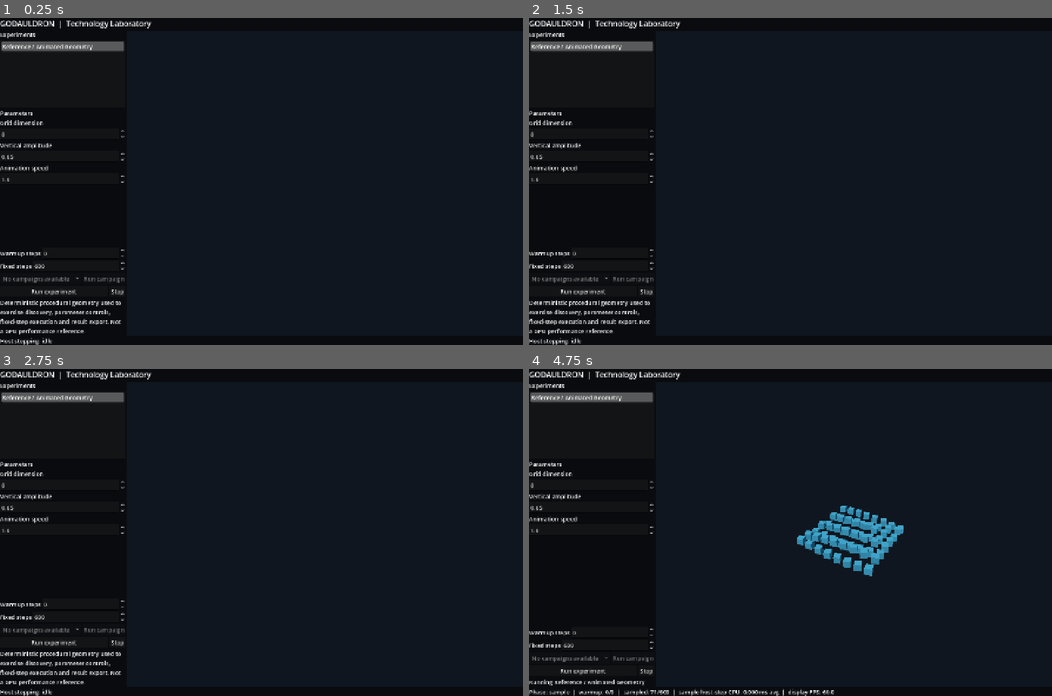
Above: before the commit, frames 1-4 (two rows, left to right).
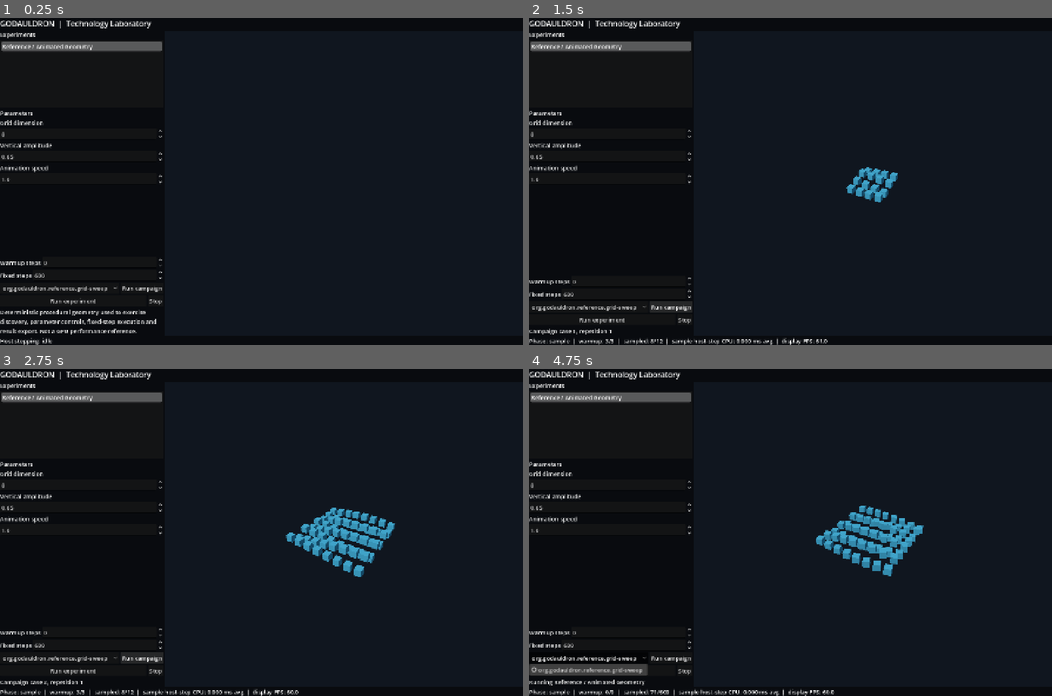
Above: after the commit, the same moments.

Repository: thomthehound/Godauldron
Game: Godot game, scene res://scenes/main.tscn
Same seed, same stepped clock (60 frames per second), same inputs: the game is played once before the commit and once after it.
Inputs (mouse positions are in pixels of both pictures, inside the frame that each line leads up to):
- Up to frame 1 (0.25 s): no input
- Up to frame 2 (1.5 s): click (670, 289) at 0.5 s, where only the run after the commit has a clickable "Run campaign"; click (670, 305) at 1.25 s, where only the run after the commit has a clickable "Run campaign"
- Up to frame 3 (2.75 s): click (141, 656) at 2 s, where only the run after the commit has a clickable "Run campaign"
- Up to frame 4 (4.75 s): click "Run experiment" at 2.75 s; click "Run experiment" at 3.5 s; click (586, 656) at 4.25 s, where only the run after the commit has a clickable "org.godauldron.reference.grid…"

The runs differ from the first frame. In frame 1, 2.2% of the frame differs, in the area x 0-31%, y 7-97%; in frame 2, 3.0%; in frame 3, 4.4%, in the area x 0-76%, y 7-100%; in frame 4, 4.2%.

Commit message:
Accept integral JSON number variants for integer campaign fields

Diff:
--- a/scripts/experiment_campaign.gd
+++ b/scripts/experiment_campaign.gd
@@ -11,12 +11,22 @@
 var _next_index: int = 0
 
 
+# JSON.parse_string() represents JSON numeric literals as floats, even for 4 or 12.
+# Treat mathematically integral JSON numbers as integers without accepting booleans.
+static func _json_integer(value: Variant) -> bool:
+	if typeof(value) == TYPE_INT:
+		return true
+	if typeof(value) != TYPE_FLOAT or not is_finite(float(value)):
+		return false
+	return float(value) == floorf(float(value)) and absf(float(value)) <= 1000000000.0
+
+
 static func _matches_type(spec: Dictionary, value: Variant) -> bool:
 	var kind: String = String(spec.get("type", ""))
 	if kind == "bool":
 		return typeof(value) == TYPE_BOOL
 	if kind == "int":
-		if typeof(value) != TYPE_INT:
+		if not _json_integer(value):
 			return false
 	elif kind == "float":
 		if typeof(value) != TYPE_FLOAT and typeof(value) != TYPE_INT:
@@ -31,7 +41,7 @@
 
 static func validate(plan: Dictionary, manifest: Dictionary) -> PackedStringArray:
 	var errors := PackedStringArray()
-	if plan.get("schema_version") != 1 or typeof(plan.get("schema_version")) != TYPE_INT:
+	if not _json_integer(plan.get("schema_version")) or int(plan.get("schema_version", 0)) != 1:
 		errors.append("Campaign schema_version must be integer 1")
 	if not plan.get("id") is String or String(plan.get("id", "")).is_empty():
 		errors.append("Campaign id must be a non-empty string")
@@ -64,16 +74,16 @@
 	var repeats: Variant = plan.get("repetitions", 1)
 	var warmup: Variant = plan.get("warmup_steps", 0)
 	var samples: Variant = plan.get("sample_steps", 60)
-	if typeof(repeats) != TYPE_INT or repeats < 1 or repeats > MAX_RUNS:
+	if not _json_integer(repeats) or repeats < 1 or repeats > MAX_RUNS:
 		errors.append("repetitions must be an integer between 1 and %d" % MAX_RUNS)
-	if typeof(warmup) != TYPE_INT or warmup < 0 or warmup > 1000000:
+	if not _json_integer(warmup) or warmup < 0 or warmup > 1000000:
 		errors.append("warmup_steps must be an integer between 0 and 1000000")
-	if typeof(samples) != TYPE_INT or samples < 1 or samples > 1000000:
+	if not _json_integer(samples) or samples < 1 or samples > 1000000:
 		errors.append("sample_steps must be an integer between 1 and 1000000")
-	if typeof(repeats) == TYPE_INT and typeof(values) == TYPE_ARRAY and values.size() * repeats > MAX_RUNS:
+	if _json_integer(repeats) and typeof(values) == TYPE_ARRAY and values.size() * repeats > MAX_RUNS:
 		errors.append("Campaign exceeds %d runs" % MAX_RUNS)
 	var baseline: Variant = plan.get("baseline_index", 0)
-	if typeof(baseline) != TYPE_INT or typeof(values) != TYPE_ARRAY or baseline < 0 or baseline >= values.size():
+	if not _json_integer(baseline) or typeof(values) != TYPE_ARRAY or baseline < 0 or baseline >= values.size():
 		errors.append("baseline_index must identify a sweep value")
 	return errors
 
